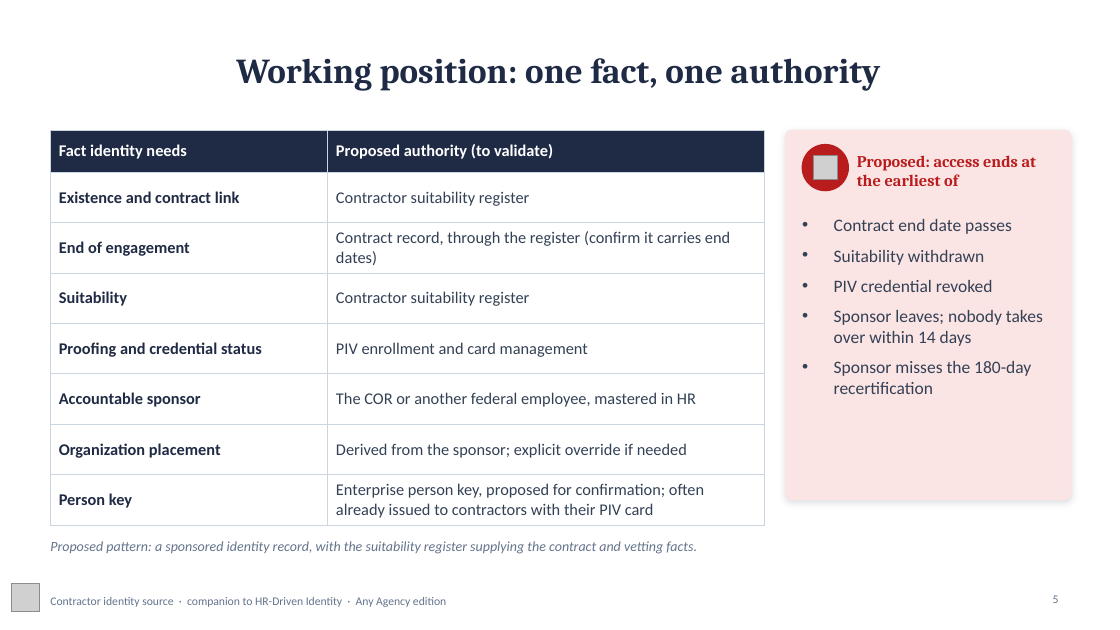
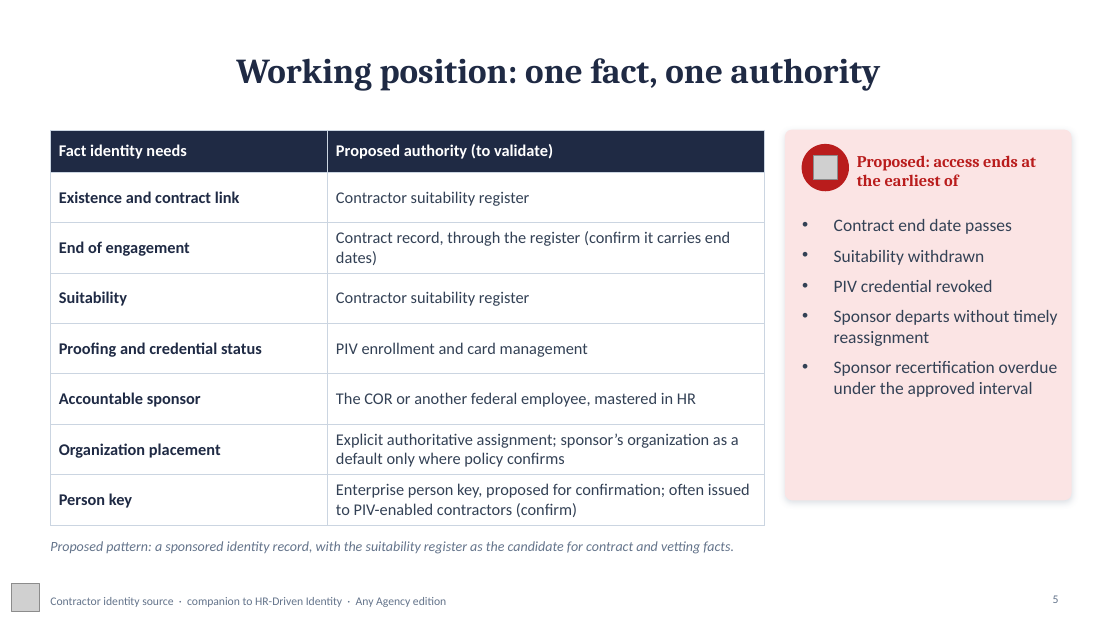
Before and after one commit to WhalerMike/modernization-workbook, a slide deck: slide 5 of presentations/hr-driven-identity-interview/HR_Driven_Identity_Contractor_Source_AnyAgency_Narrated.pptx. Drawn at 1120x630 pixels with LibreOffice and Linux fonts; fonts in the diff are those of the drawing; grey boxes stand for pictures; background and template pictures are left out. Boxes give left, top, right and bottom in pixels: in the first picture for what was removed or moved away, otherwise in the second. Text is boxed around its words. In the diff, an @@ line names an element or a change of style, - is before the commit and + after.

```diff
--- a/presentations/hr-driven-identity-interview/HR_Driven_Identity_Contractor_Source_AnyAgency_Narrated.pptx
+++ b/presentations/hr-driven-identity-interview/HR_Driven_Identity_Contractor_Source_AnyAgency_Narrated.pptx
@@ table at (x1=50, y1=130, x2=765, y2=521) @@
-row 7, column 2: Derived from the sponsor; explicit override if needed
+row 7, column 2: Explicit authoritative assignment; sponsor’s organization as a default only where policy confirms
-row 8, column 2: Enterprise person key, proposed for confirmation; often already issued to contractors with their PIV card
+row 8, column 2: Enterprise person key, proposed for confirmation; often issued to PIV-enabled contractors (confirm)
@@ text at (x1=834, y1=310, x2=1057, y2=397): text changed @@
-• Sponsor leaves; nobody takes over within 14 days
-• Sponsor misses the 180-day recertification
+• Sponsor departs without timely reassignment
+• Sponsor recertification overdue under the approved interval
@@ text at (x1=50, y1=541, x2=734, y2=554): text changed @@
-Proposed pattern: a sponsored identity record, with the suitability register supplying the contract and vetting facts.
+Proposed pattern: a sponsored identity record, with the suitability register as the candidate for contract and vetting facts.
```
Also in this commit, not shown: 6 other slides changed, 22 other files.
